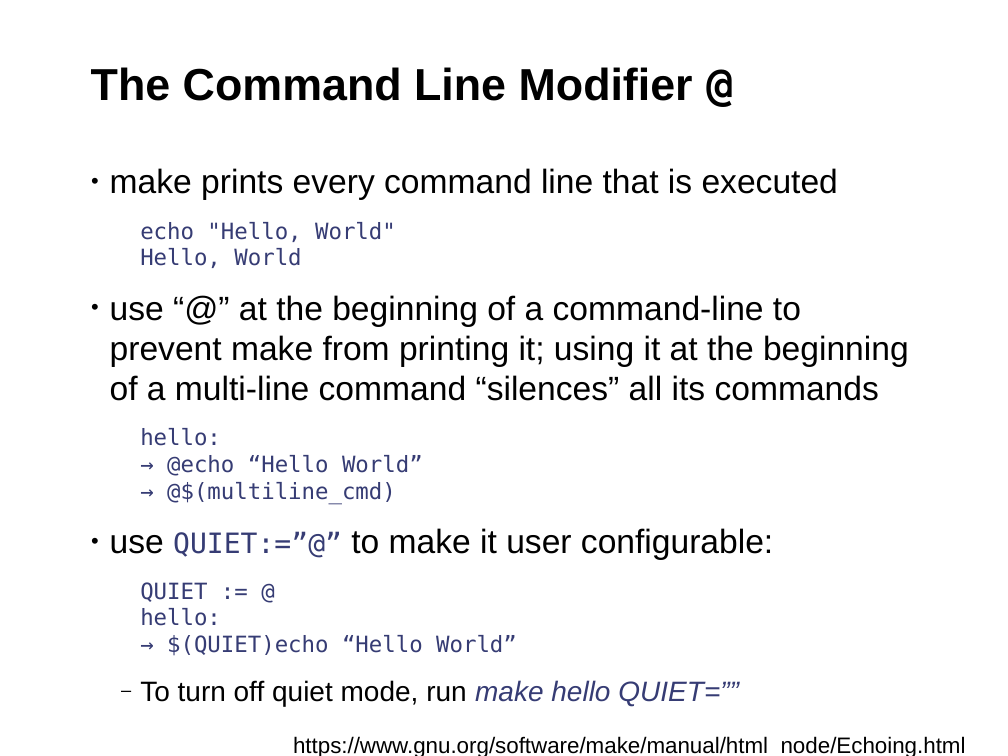
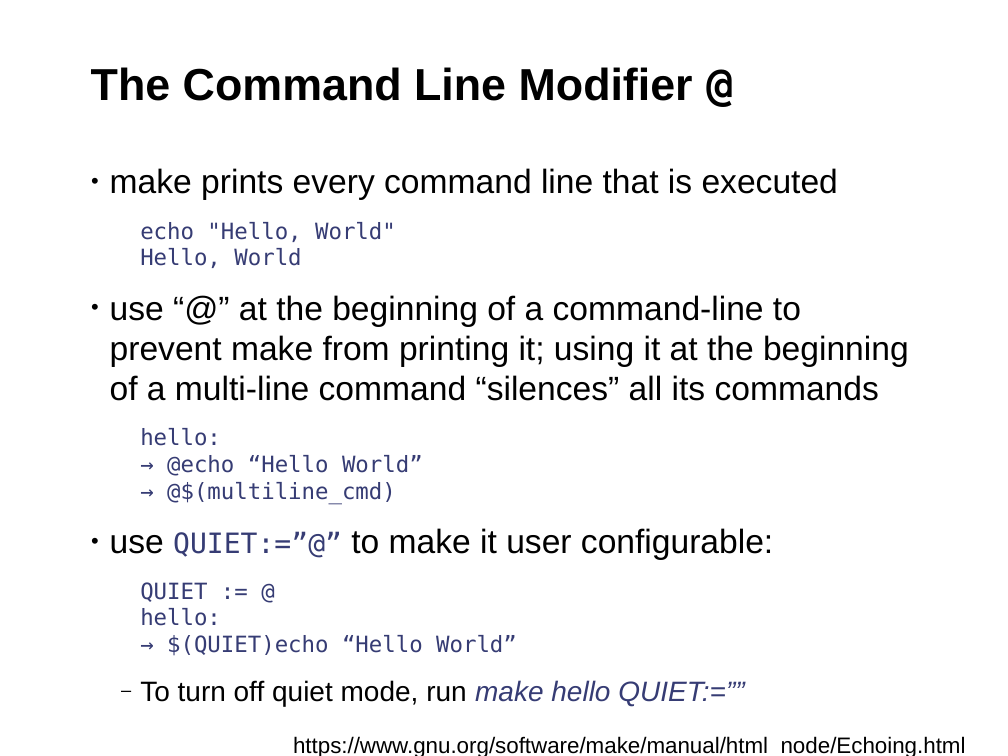
Before and after one commit to fsundermeyer/GNU_make_workshop, a slide deck: slide 39 of Presentation_GNU_make_workshop.odp. Drawn at 1008x756 pixels with LibreOffice and Linux fonts; fonts in the diff are those of the drawing; background and template pictures are left out. Boxes give left, top, right and bottom in pixels: in the first picture for what was removed or moved away, otherwise in the second. Text is boxed around its words. In the diff, an @@ line names an element or a change of style, - is before the commit and + after.

```diff
--- a/Presentation_GNU_make_workshop.odp
+++ b/Presentation_GNU_make_workshop.odp
@@ text at (x1=140, y1=680, x2=744, y2=706): text changed @@
-  ‒ To turn off quiet mode, run make hello QUIET=””
+  ‒ To turn off quiet mode, run make hello QUIET:=””
```
Also in this commit, not shown: 9 other slides changed, 2 slides added.
